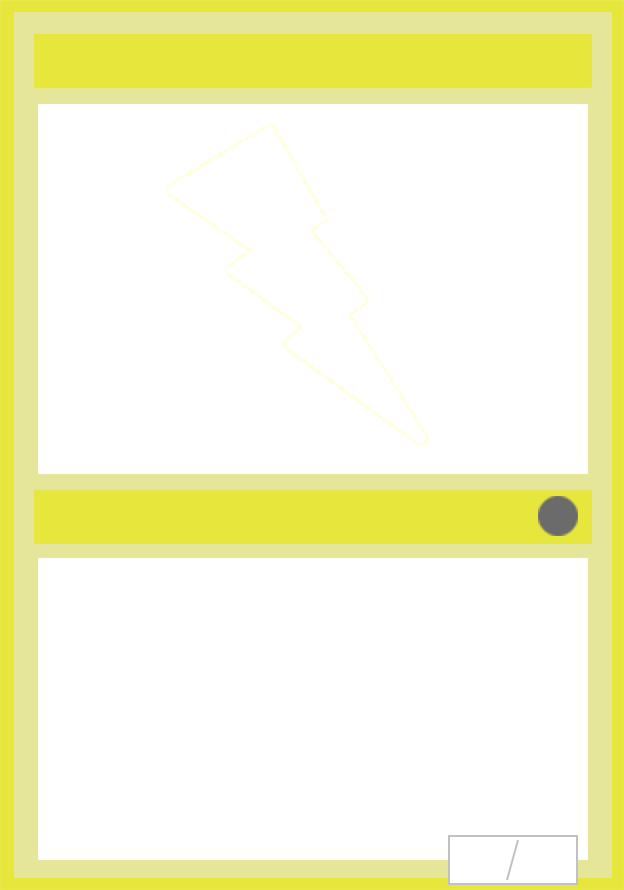
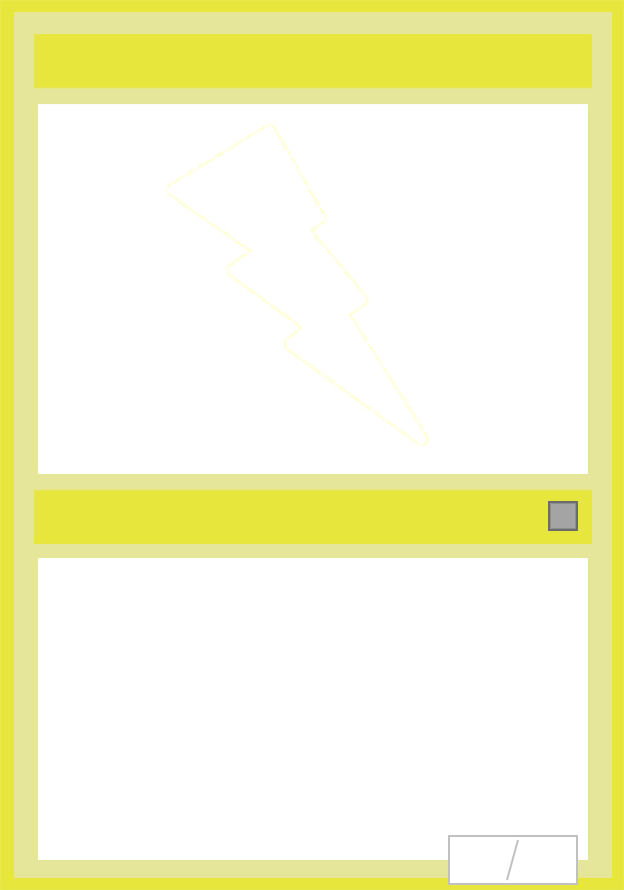
Layers edited between the first and the second 624×890 image:
moved "Rareza" above "Diseño", painted on it over [538, 496, 578, 536]
removed layer "Decoraciones" over [538, 496, 578, 536]
removed layer "Background" over [538, 496, 578, 536]
removed layer "Borde" over [538, 496, 578, 536]
renamed "Stats" to "Base", painted on it over [538, 496, 578, 536]
